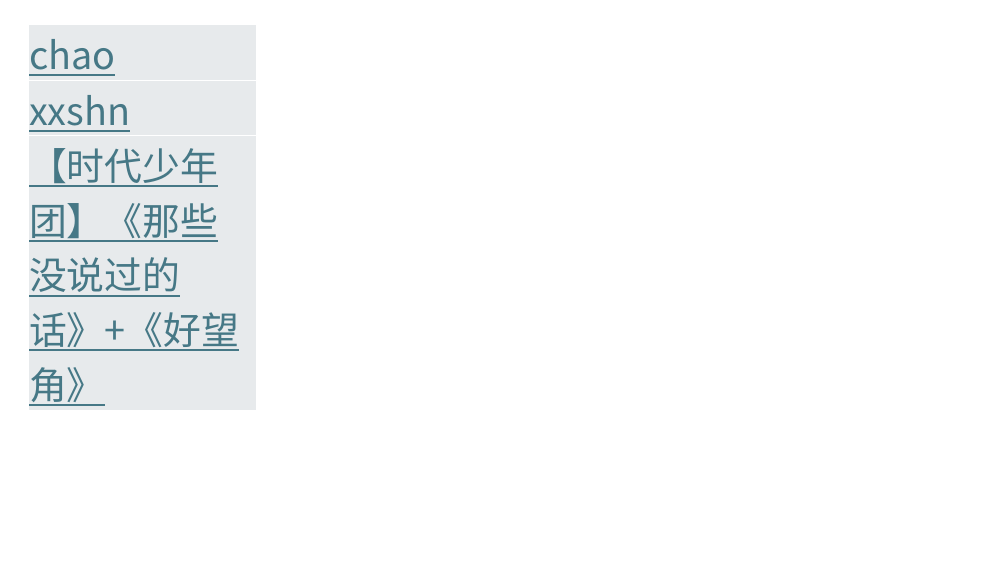
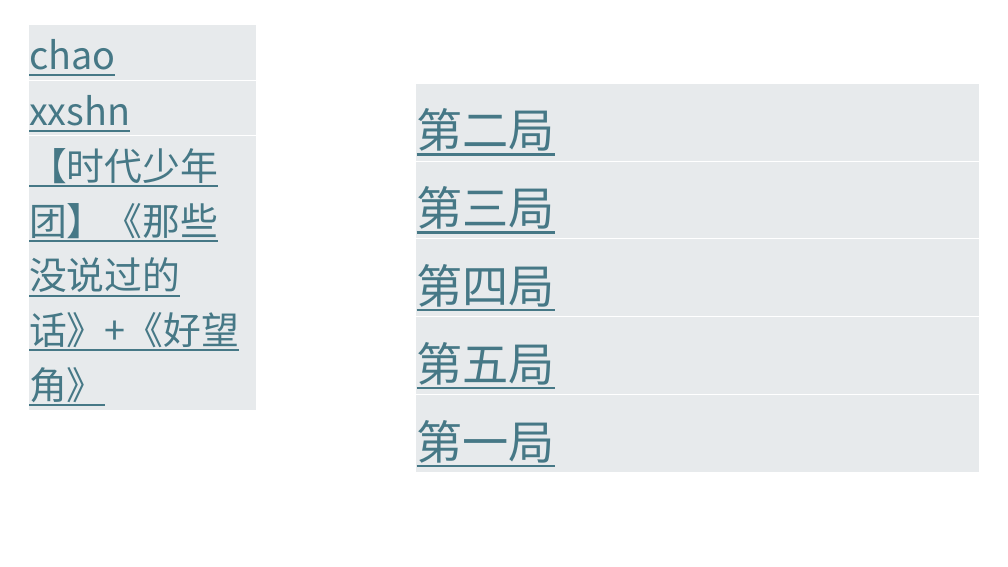
Before and after one commit to Bukehi/BukehiWeb, a slide deck: slide 13 of livefile/abc.pptx. Drawn at 1008x567 pixels with LibreOffice and Linux fonts; fonts in the diff are those of the drawing. Boxes give left, top, right and bottom in pixels: in the first picture for what was removed or moved away, otherwise in the second. Text is boxed around its words. In the diff, an @@ line names an element or a change of style, - is before the commit and + after.

```diff
--- a/livefile/abc.pptx
+++ b/livefile/abc.pptx
@@ table added at (416, 83, 980, 473), 5 rows, 1 columns @@
+第二局
+第三局
+第四局
+第五局
+第一局
```
Also in this commit, not shown: 3 other files.
